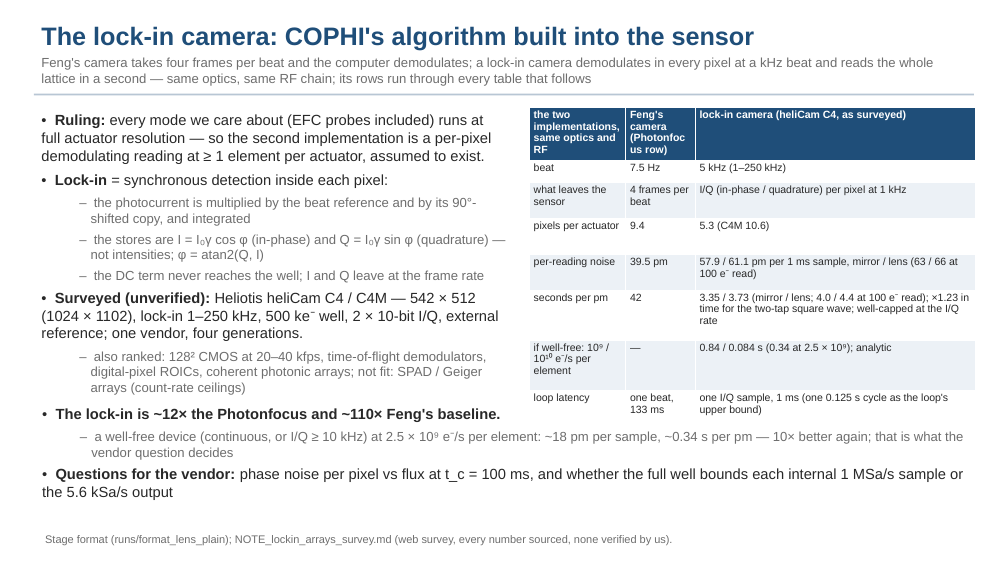
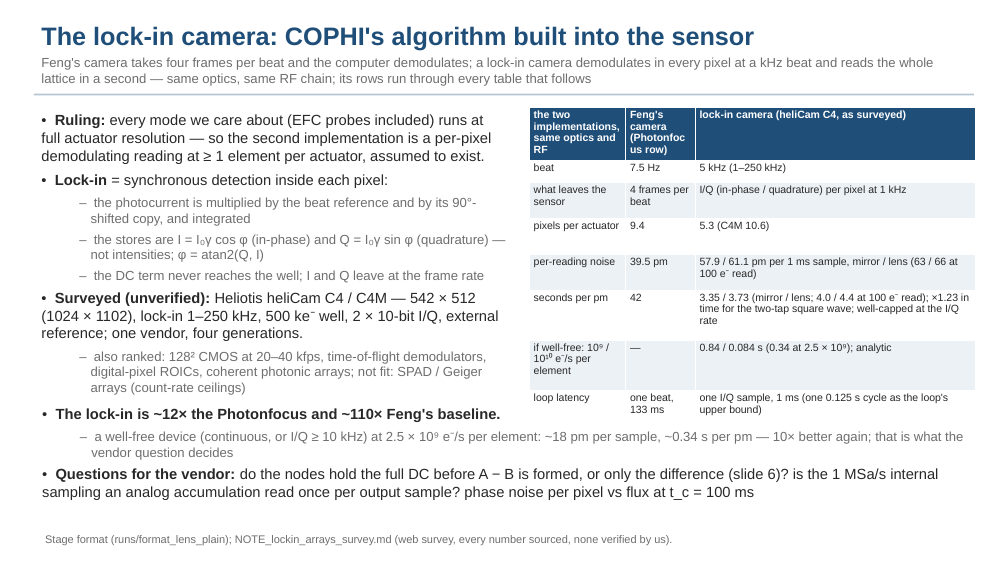
Before and after one commit to nasa-jpl/macos, a slide deck: slide 5 of demo_session/deck_cophi.pptx. Drawn at 1008x567 pixels with LibreOffice and Linux fonts; fonts in the diff are those of the drawing. Boxes give left, top, right and bottom in pixels: in the first picture for what was removed or moved away, otherwise in the second. Text is boxed around its words. In the diff, an @@ line names an element or a change of style, - is before the commit and + after.

```diff
--- a/demo_session/deck_cophi.pptx
+++ b/demo_session/deck_cophi.pptx
@@ text at (42,468,938,500): text changed @@
-• Questions for the vendor: phase noise per pixel vs flux at t_c = 100 ms, and whether the full well bounds each internal 1 MSa/s sample or the 5.6 kSa/s output
+• Questions for the vendor: do the nodes hold the full DC before A − B is formed, or only the difference (slide 6)? is the 1 MSa/s internal sampling an analog accumulation read once per output sample? phase noise per pixel vs flux at t_c = 100 ms
```
Also in this commit, not shown: 1 other slide changed, 4 other files.
